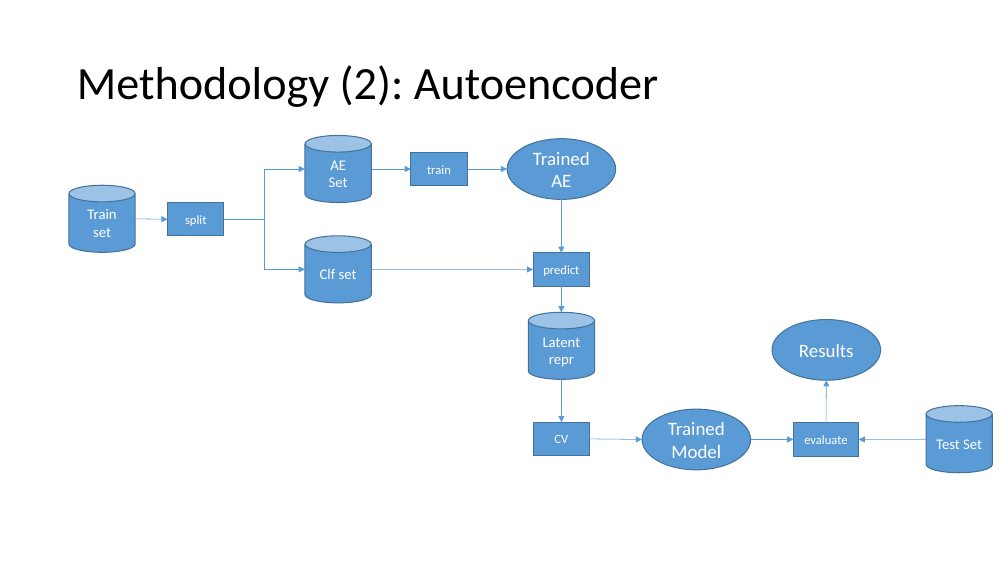
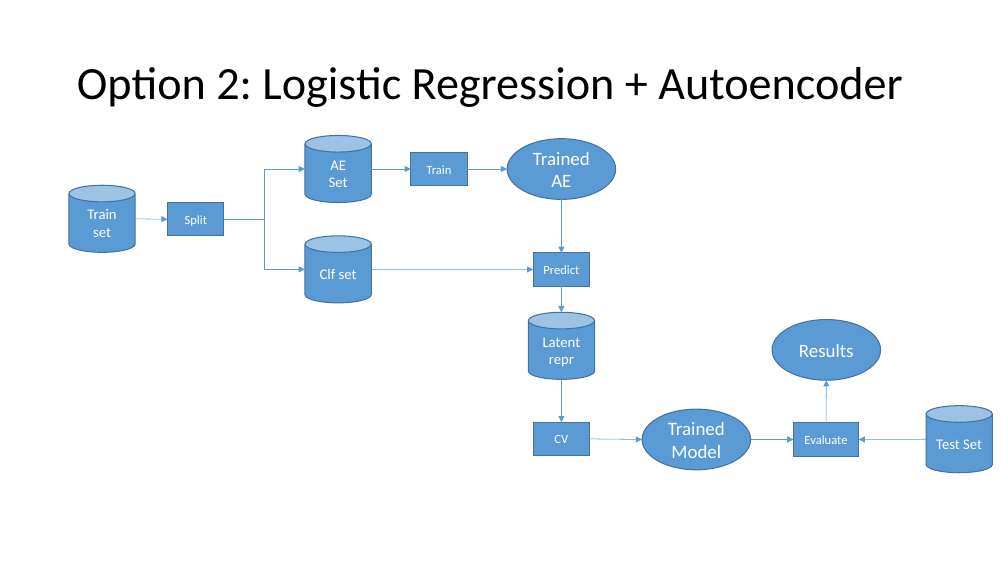
Before and after one commit to janedoesrepo/Autoencoder-ImbalancedCreditData, a slide deck: slide 6 of reports/presentation_draft_v1.pptx. Drawn at 1008x567 pixels with LibreOffice and Linux fonts; fonts in the diff are those of the drawing. Boxes give left, top, right and bottom in pixels: in the first picture for what was removed or moved away, otherwise in the second. Text is boxed around its words. In the diff, an @@ line names an element or a change of style, - is before the commit and + after.

```diff
--- a/reports/presentation_draft_v1.pptx
+++ b/reports/presentation_draft_v1.pptx
@@ title at box(77, 67, 902, 107): text changed @@
-Methodology (2): Autoencoder
+Option 2: Logistic Regression + Autoencoder
@@ text in rectangle at box(426, 165, 451, 174): text changed @@
-train
+Train
@@ text in rectangle at box(185, 215, 207, 226): text changed @@
-split
+Split
@@ text in rectangle at box(543, 265, 579, 274): text changed @@
-predict
+Predict
@@ text in rectangle at box(804, 435, 847, 444): text changed @@
-evaluate
+Evaluate
```
Also in this commit, not shown: 3 other slides changed, 1 slide added, 1 slide removed, 5 other files.
